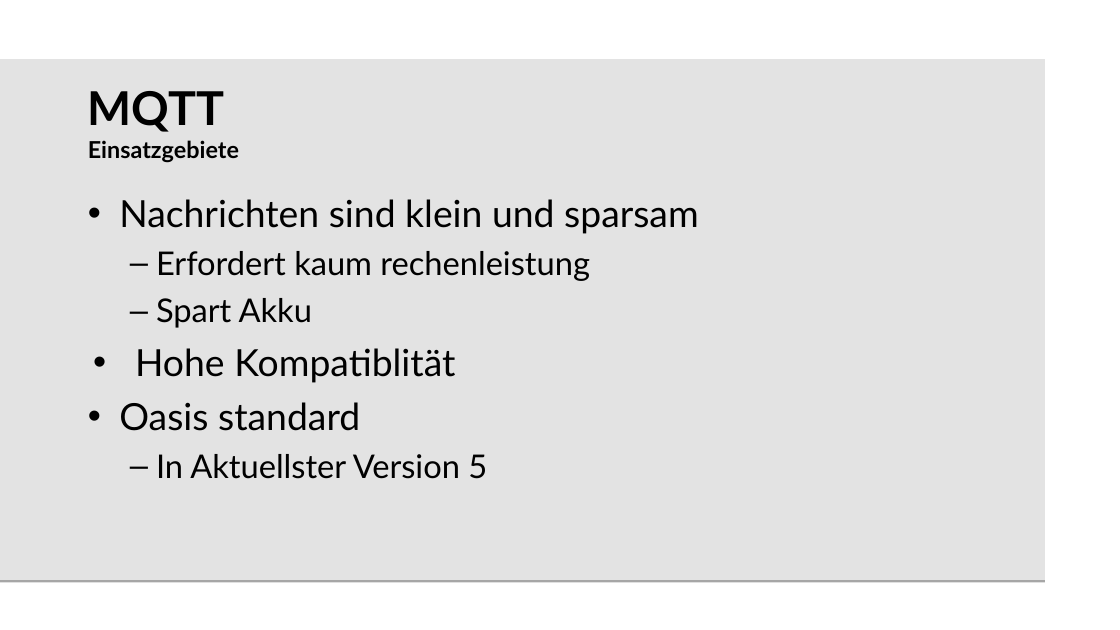
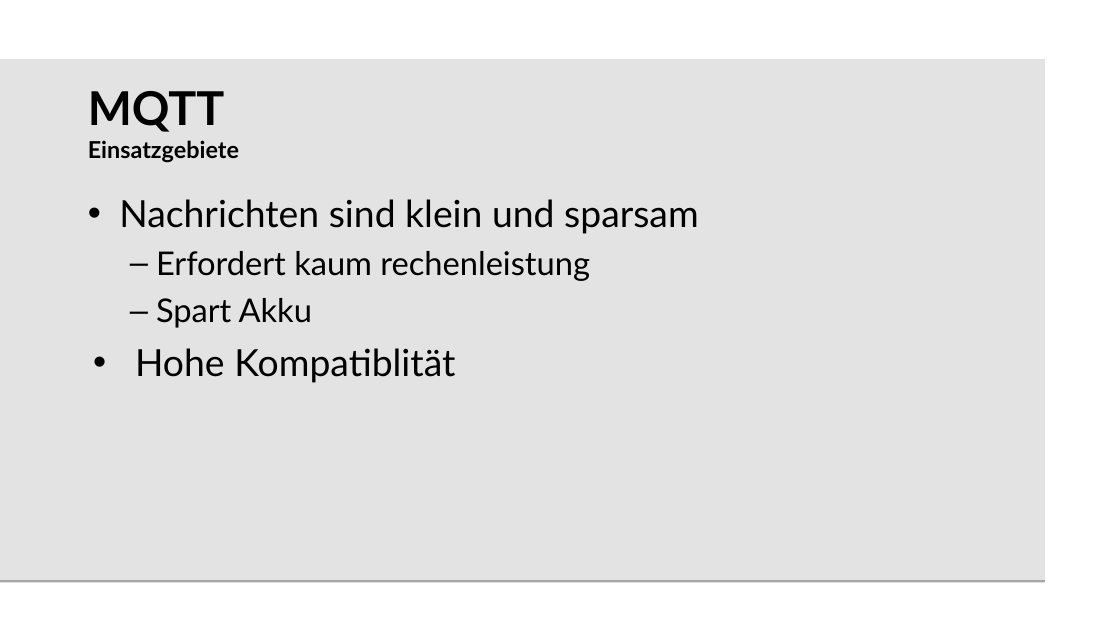
Before and after one commit to elehshl/mqtt_exercise_2021, a slide deck: slide 3 of presentation/MQTT_Exercise.odp. Drawn at 1120x630 pixels with LibreOffice and Linux fonts; fonts in the diff are those of the drawing; background and template pictures are left out. Boxes give left, top, right and bottom in pixels: in the first picture for what was removed or moved away, otherwise in the second. Text is boxed around its words. In the diff, an @@ line names an element or a change of style, - is before the commit and + after.

```diff
--- a/presentation/MQTT_Exercise.odp
+++ b/presentation/MQTT_Exercise.odp
@@ text at [119,402,487,479]: paragraphs removed @@
-• Oasis standard
-  – In Aktuellster Version 5
```
Also in this commit, not shown: 2 other slides changed, 1 slide added.
